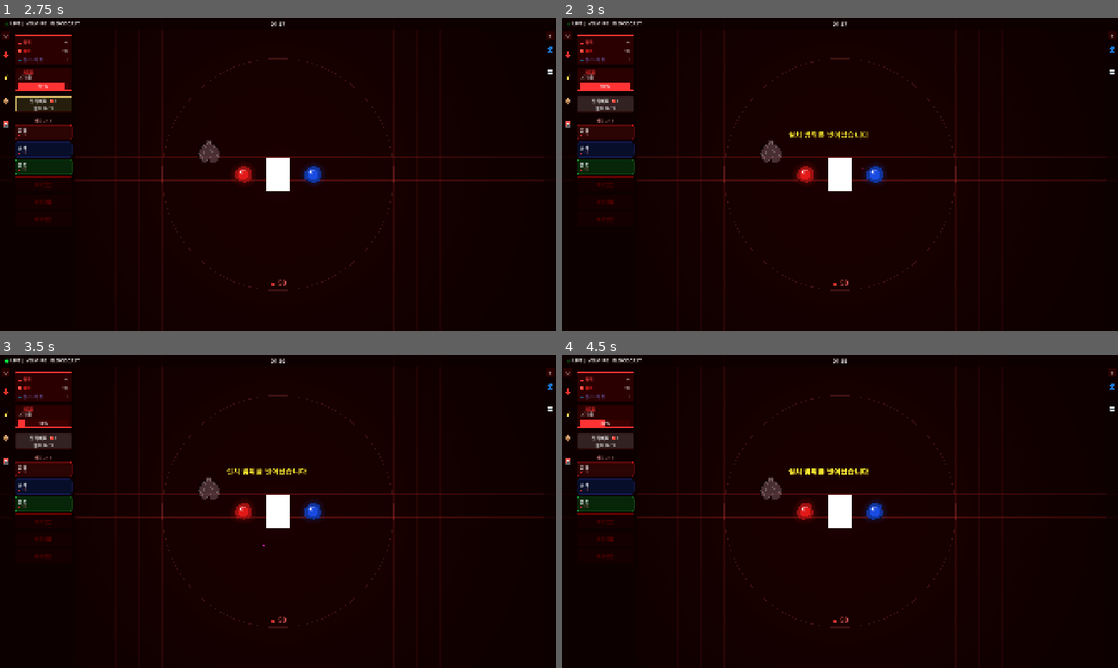
Above: before the commit, frames 1-4 (two rows, left to right).
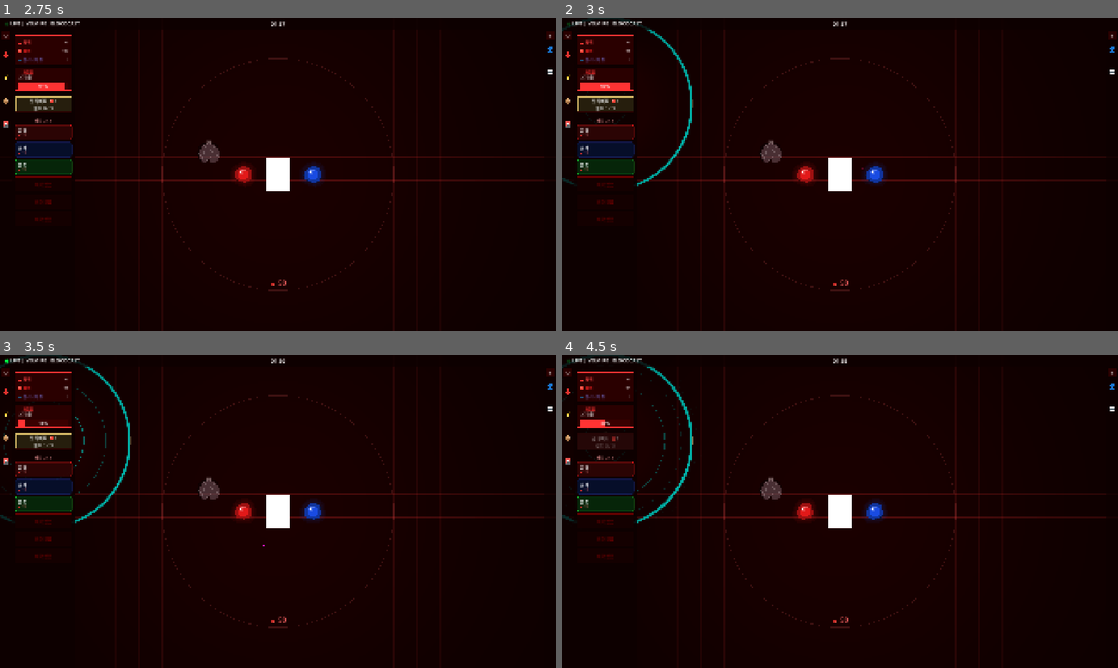
Above: after the commit, the same moments.

Repository: chalie-chariot/velmire
Game: Godot game, scene res://scenes/Main.tscn
Same seed, same stepped clock (60 frames per second), same inputs: the game is played once before the commit and once after it.
Inputs (mouse positions are in pixels of both pictures, inside the frame that each line leads up to):
- Up to frame 1 (2.75 s): tap Enter at 0.5 s; move the mouse to (400, 158) at 0.52 s; hold Shift 0.53-1.25 s; click (400, 158) at 0.67 s; tap Space at 0.77, 2 s; drag from (166, 190) to (250, 237) at 1.27 s; move the mouse to (333, 105) at 2.02 s; tap Q at 2.1 s; click (333, 105) at 2.17 s
- Up to frame 2 (3 s): click "링라이트 🔴2 설치 0 / 3" at 2.75 s
- Up to frame 3 (3.5 s): no input
- Up to frame 4 (4.5 s): click (606, 442) at 3.5 s, where only the run after the commit has a clickable "링라이트 🔴2 설치 1 / 3"; click (606, 442) at 4.25 s, where only the run after the commit has a clickable "링라이트 🔴2 설치 2 / 3"

Frame 1 is identical in both runs. In frame 2, 0.7% of the frame differs, in the area x 0-56%, y 0-54%; in frame 3, 0.8%; in frame 4, 1.1%.

Commit message:
링라이트 개선 2

Diff:
--- a/velmire/scripts/GameNode.gd
+++ b/velmire/scripts/GameNode.gd
@@ -265,18 +265,6 @@
 			_range_fade_timer = -1.0
 	if is_dragging:
 		global_position = get_global_mouse_position() + _drag_offset
-		if _range_indicator and is_instance_valid(_range_indicator):
-			_range_indicator.position = global_position + Vector2(-_range_indicator.size.x / 2, -_range_indicator.size.y - 12)
-		# 드래그 중 관 범위 체크
-		var coffin = get_tree().get_first_node_in_group("coffin")
-		if coffin:
-			var coffin_center: Vector2 = coffin.global_position + coffin.size / 2
-			var dist: float = global_position.distance_to(coffin_center)
-			var out: bool = dist > COFFIN_PLACE_RANGE
-			if out != _out_of_range:
-				_out_of_range = out
-				_update_range_indicator(out)
-				modulate = Color(1, 1, 1, 0.4 if out else 1.0)
 
 	if is_placed:
 		_attack_timer += delta
@@ -688,6 +676,8 @@
 	return boosted_any
 
 func apply_buff(type: String, mult: float, duration: float) -> void:
+	if not is_placed or _is_being_dragged:
+		return
 	if _buff_tweens.has(type) and _buff_tweens[type] is Tween and _buff_tweens[type].is_valid():
 		_buff_tweens[type].kill()
 	match type:
--- a/velmire/scripts/HeartPulse.gd
+++ b/velmire/scripts/HeartPulse.gd
@@ -72,10 +72,16 @@
 			_apply_buff_to_ring_light(light)
 
 func _apply_buff_to_ring_light(light: Node) -> void:
+	if not light.get("_buff_ready"):
+		return
 	var buff_type: int = randi() % 4
 	var nodes = get_tree().get_nodes_in_group("game_nodes")
 	var buffed_nodes: Array = []
 	for node in nodes:
+		if node.get("_is_being_dragged") == true:
+			continue
+		if node.get("is_placed") == false:
+			continue
 		if node.global_position.distance_to(light.global_position) <= 300.0:
 			buffed_nodes.append(node)
 	if buffed_nodes.is_empty():
--- a/velmire/scripts/RingCountdown.gd
+++ b/velmire/scripts/RingCountdown.gd
@@ -7,10 +7,15 @@
 var _fade: float = 1.0
 
 func _ready() -> void:
-	# 링라이트 범위 반경 300px 기준 / ColorRect 크기 = 반경 * 2 = 600x600
-	arc_rect.size = Vector2(600, 600)
-	arc_rect.pivot_offset = Vector2(300, 300)
-	arc_rect.position = Vector2(-300, -300)
+	var is_small: bool = get_meta("small", false)
+	if is_small:
+		arc_rect.size = Vector2(160, 160)
+		arc_rect.pivot_offset = Vector2(80, 80)
+		arc_rect.position = Vector2(-80, -80)
+	else:
+		arc_rect.size = Vector2(600, 600)
+		arc_rect.pivot_offset = Vector2(300, 300)
+		arc_rect.position = Vector2(-300, -300)
 	_mat = arc_rect.material as ShaderMaterial
 	_mat.set_shader_parameter("arc_ratio", 1.0)
 	_mat.set_shader_parameter("warning", 0.0)
@@ -20,8 +25,8 @@
 func update_ratio(ratio: float) -> void:
 	_ratio = ratio
 	_mat.set_shader_parameter("arc_ratio", ratio)
-	# 20% 이하면 빨강
-	var w: float = 1.0 if ratio <= 0.2 else 0.0
+	var no_warning: bool = get_meta("no_warning", false)
+	var w: float = 0.0 if no_warning else (1.0 if ratio <= 0.2 else 0.0)
 	_mat.set_shader_parameter("warning", w)
 
 
--- a/velmire/scripts/RingLight.gd
+++ b/velmire/scripts/RingLight.gd
@@ -11,6 +11,7 @@
 ]
 const BUFF_ICONS: Array = ["⏱", "⚔", "🔵", "🩸"]
 const BUFF_NAMES: Array = ["쿨다운 감소", "데미지 증가", "범위 확장", "혈액 증가"]
+const BUFF_COOLDOWN: float = 10.0
 
 var range_radius: float = RANGE_RADIUS
 var ring_size: float = 30.0
@@ -19,8 +20,11 @@
 var is_dragging: bool = false
 
 var _countdown: Node = null
+var _cooldown_arc: Node = null
 var _time_left: float = LIFETIME
 var _expired: bool = false
+var _buff_cooldown_left: float = 0.0
+var _buff_ready: bool = true
 var shader_index: int = -1
 
 func _ready() -> void:
@@ -63,6 +67,18 @@
 
 	if not is_placed or _expired:
 		return
+
+	if not _buff_ready:
+		_buff_cooldown_left -= delta
+		if _buff_cooldown_left <= 0.0:
+			_buff_ready = true
+			_buff_cooldown_left = 0.0
+			if _cooldown_arc and is_instance_valid(_cooldown_arc):
+				_cooldown_arc.update_ratio(0.0)
+				_cooldown_arc.modulate = Color(1, 1, 1, 0)
+		elif _cooldown_arc and is_instance_valid(_cooldown_arc):
+			var ratio: float = _buff_cooldown_left / BUFF_COOLDOWN
+			_cooldown_arc.update_ratio(ratio)
 
 	_time_left -= delta
 	var ratio: float = clampf(_time_left / LIFETIME, 0.0, 1.0)
@@ -90,23 +106,6 @@
 		get_viewport().set_input_as_handled()
 
 func _try_place() -> void:
-	var coffin = get_tree().get_first_node_in_group("coffin")
-	if coffin:
-		var coffin_center: Vector2 = coffin.global_position + coffin.size / 2.0
-		var dist: float = global_position.distance_to(coffin_center)
-		print("링라이트 위치: ", global_position)
-		print("관 global_position: ", coffin.global_position)
-		print("관 size: ", coffin.size)
-		print("관 중심: ", coffin_center)
-		print("거리: ", dist)
-		if dist > 700.0:
-			print("배치 거부 — 거리 초과")
-			var main = get_tree().get_first_node_in_group("main")
-			if main:
-				main._show_deny_popup("설치 범위를 벗어났습니다")
-			queue_free()
-			return
-
 	# 배치 성공 조건 통과 후 루비 차감
 	if ResourceManager.ruby < 2:
 		var main = get_tree().get_first_node_in_group("main")
@@ -226,7 +225,24 @@
 	tw.tween_callback(cb)
 
 
+func _spawn_cooldown_arc() -> void:
+	var scene = load("res://scenes/RingCountdown.tscn") as PackedScene
+	_cooldown_arc = scene.instantiate()
+	_cooldown_arc.set_meta("small", true)
+	_cooldown_arc.set_meta("no_warning", true)
+	_cooldown_arc.global_position = global_position
+	get_parent().add_child(_cooldown_arc)
+	_cooldown_arc.update_ratio(1.0)
+
+
 func on_buff_received(buff_type: int, buffed_nodes: Array) -> void:
+	_buff_ready = false
+	_buff_cooldown_left = BUFF_COOLDOWN
+	if _cooldown_arc == null or not is_instance_valid(_cooldown_arc):
+		_spawn_cooldown_arc()
+	if _cooldown_arc and is_instance_valid(_cooldown_arc):
+		_cooldown_arc.modulate = Color(1, 1, 1, 1)
+		_cooldown_arc.update_ratio(1.0)
 	var col: Color = BUFF_COLORS[buff_type] if buff_type < BUFF_COLORS.size() else Color.WHITE
 	var main = get_tree().get_first_node_in_group("main")
 	var canvas_layer: Node = main.get_node("CanvasLayer") if main else null
